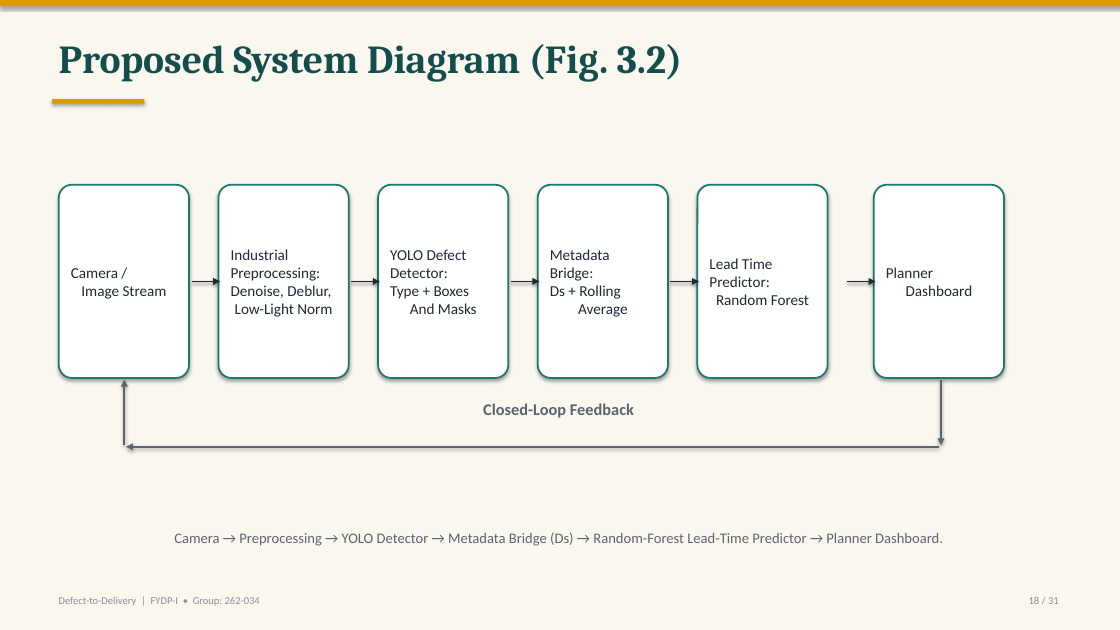
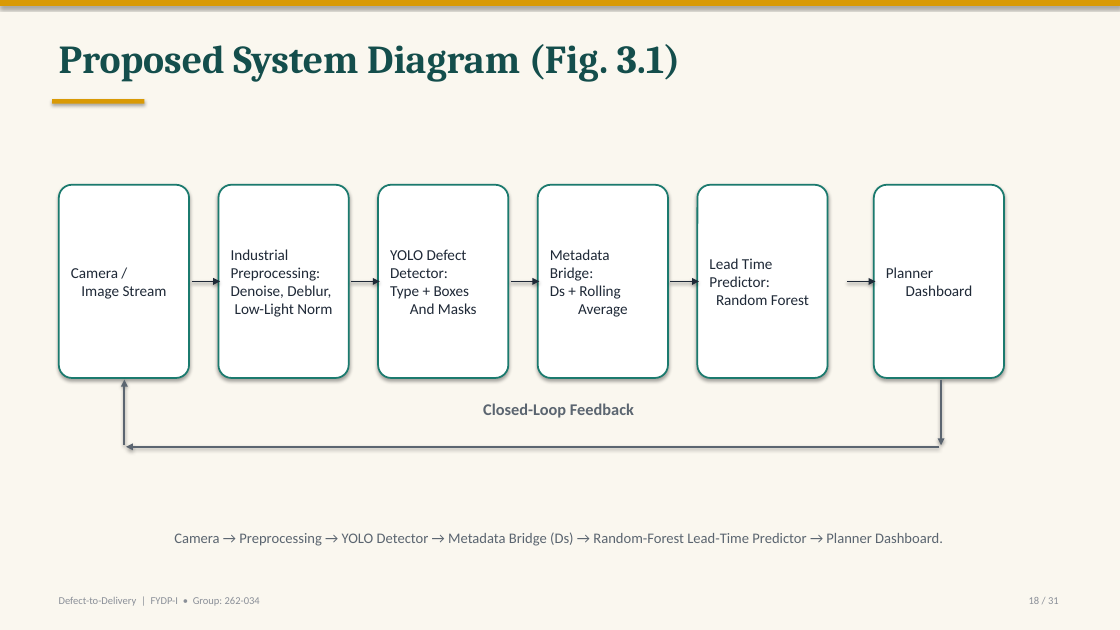
Before and after one commit to labib-ux/FYDP, a slide deck: slide 18 of slides/FYDP-I_Defect-to-Delivery.pptx. Drawn at 1120x630 pixels with LibreOffice and Linux fonts; fonts in the diff are those of the drawing. Boxes give left, top, right and bottom in pixels: in the first picture for what was removed or moved away, otherwise in the second. Text is boxed around its words. In the diff, an @@ line names an element or a change of style, - is before the commit and + after.

```diff
--- a/slides/FYDP-I_Defect-to-Delivery.pptx
+++ b/slides/FYDP-I_Defect-to-Delivery.pptx
@@ text at (x1=59, y1=44, x2=681, y2=82): text changed @@
-Proposed System Diagram (Fig. 3.2)
+Proposed System Diagram (Fig. 3.1)
```
Also in this commit, not shown: 8 other slides changed.
